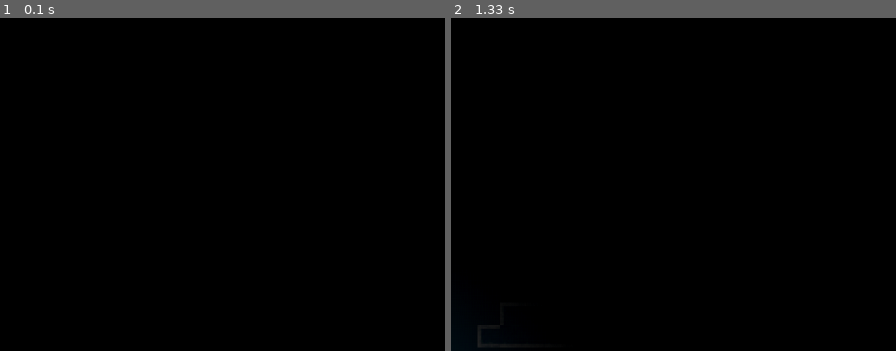
Above: before the commit, frames 1-2 (left to right).
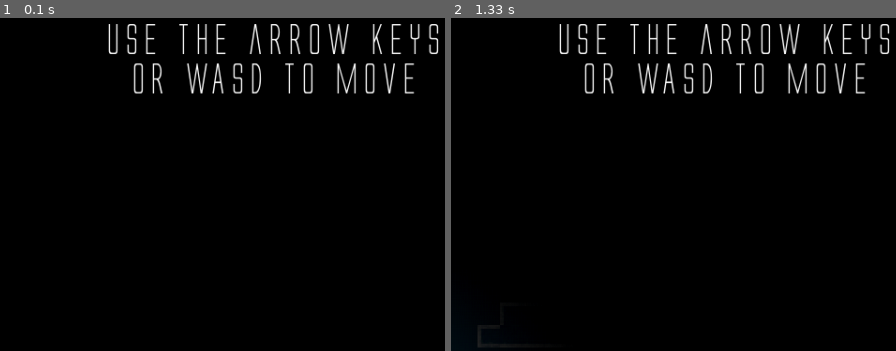
Above: after the commit, the same moments.

Repository: Sigton/stealth
Game: pygame game, started from main.py
Two runs of this game, one before a commit and one after it. Both use one fixed random seed, a clock stepped at 60 frames per second and the inputs below.
Inputs:
- Up to frame 1 (0.1 s): no input
- Up to frame 2 (1.33 s): hold Right 0.33-0.8 s; hold Up 0.83-1.13 s; hold Right from 1.17 s (still down)
The pictures show only the part of the screen within x 50-100%, y 0-50%; the shares and areas given below are measured in that part.

The runs differ from the first frame. In frame 1, 3.0% of the frame differs, in the area x 24-99%, y 1-23%; in frame 2, 3.0%.

Commit message:
Levels how have their own text that auto positions

Diff:
--- a/level.py
+++ b/level.py
@@ -3,6 +3,7 @@
 import guards
 import entities
 import healthbar
+import leveltext
 import constants
 import terrain
 import os
@@ -19,6 +20,7 @@
     doors = None
     guards = None
     entities = None
+    level_text = None
 
     player = None
 
@@ -51,6 +53,7 @@
         self.bombs.update()
         self.guards.update()
         self.entities.update()
+        self.level_text.update()
 
     def draw(self, display):
 
@@ -180,6 +183,9 @@
 
         # Then render
         self.render(level_data)
+
+        self.level_text = leveltext.Level01()
+        self.level_text.player = self.player
 
 
 class Level02(Level):
--- a/leveltext.py
+++ b/leveltext.py
@@ -1,7 +1,10 @@
 import pygame
+import constants
 
 
 class Level01(pygame.sprite.Sprite):
+
+    player = None
 
     def __init__(self):
 
@@ -11,7 +14,26 @@
         self.image_file = pygame.image.load("resources/text/level1.png")
 
         self.image = pygame.Surface([362, 84], flags=pygame.SRCALPHA)
-        self.image = self.image.covert_alpha()
-        self.image.blit(self.image_file, (0,0))
+        self.image = self.image.convert_alpha()
+        self.image.blit(self.image_file, (0, 0))
 
         self.rect = self.image.get_rect()
+
+    def update(self):
+
+        if self.player.rect.x < constants.SCREEN_WIDTH / 2:
+            self.rect.x = constants.SCREEN_WIDTH - self.rect.width - 10
+            if self.player.rect.y < constants.SCREEN_HEIGHT / 2:
+                self.rect.y = constants.SCREEN_HEIGHT - self.rect.height - 10
+            else:
+                self.rect.y = 10
+        else:
+            self.rect.x = 10
+            if self.player.rect.y < constants.SCREEN_HEIGHT / 2:
+                self.rect.y = constants.SCREEN_HEIGHT - self.rect.height - 10
+            else:
+                self.rect.y = 10
+
+    def draw(self, display):
+
+        display.blit(self.image, (self.rect.x, self.rect.y))
--- a/main.py
+++ b/main.py
@@ -47,15 +47,15 @@
     # Create the levels
     level_list = list()
     level_list.append(level.Level01(player))
-    level_list.append(level.Level02(player))
-    level_list.append(level.Level03(player))
-    level_list.append(level.Level04(player))
-    level_list.append(level.Level05(player))
-    level_list.append(level.Level06(player))
-    level_list.append(level.Level07(player))
-    level_list.append(level.Level08(player))
-    level_list.append(level.Level09(player))
-    level_list.append(level.Level10(player))
+    # level_list.append(level.Level02(player))
+    # level_list.append(level.Level03(player))
+    # level_list.append(level.Level04(player))
+    # level_list.append(level.Level05(player))
+    # level_list.append(level.Level06(player))
+    # level_list.append(level.Level07(player))
+    # level_list.append(level.Level08(player))
+    # level_list.append(level.Level09(player))
+    # level_list.append(level.Level10(player))
 
     # Set the current level
     current_level_no = 0
@@ -163,6 +163,7 @@
         current_level.draw(game_display)
         active_sprite_list.draw(game_display)
         blackout.draw(game_display)
+        current_level.level_text.draw(game_display)
 
         # Limit to 60 fps
         clock.tick(60)
